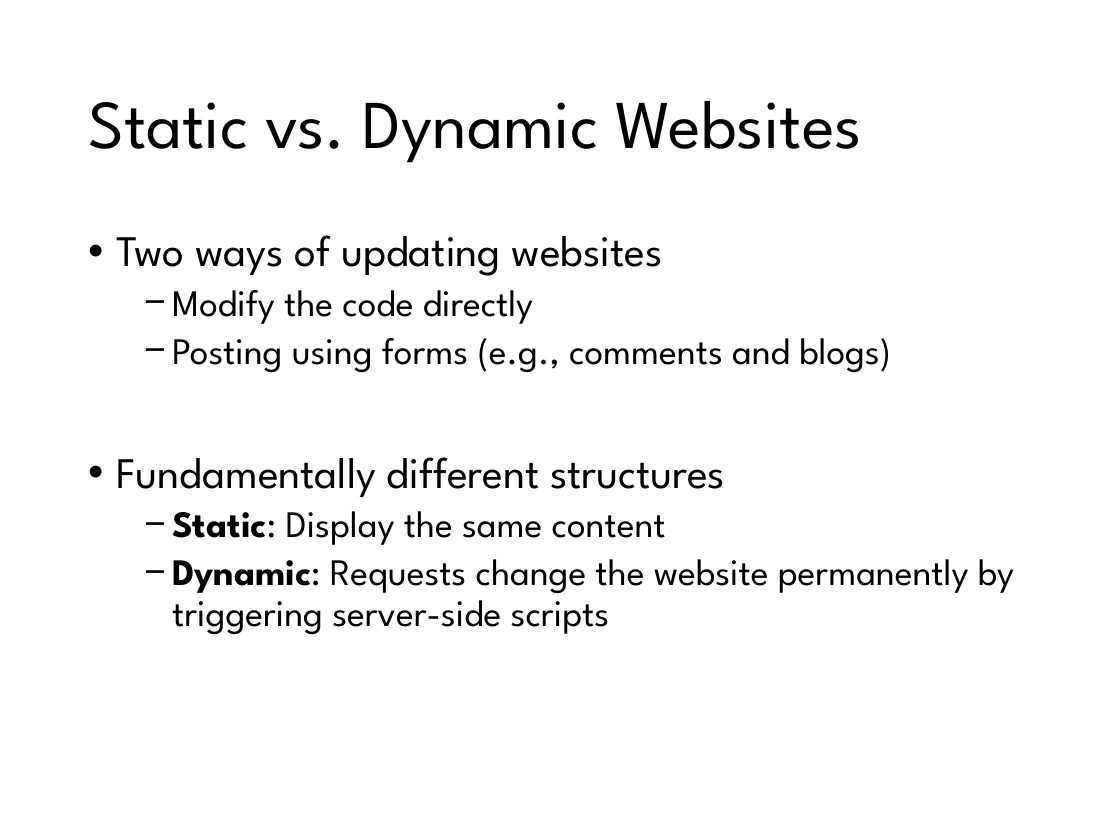
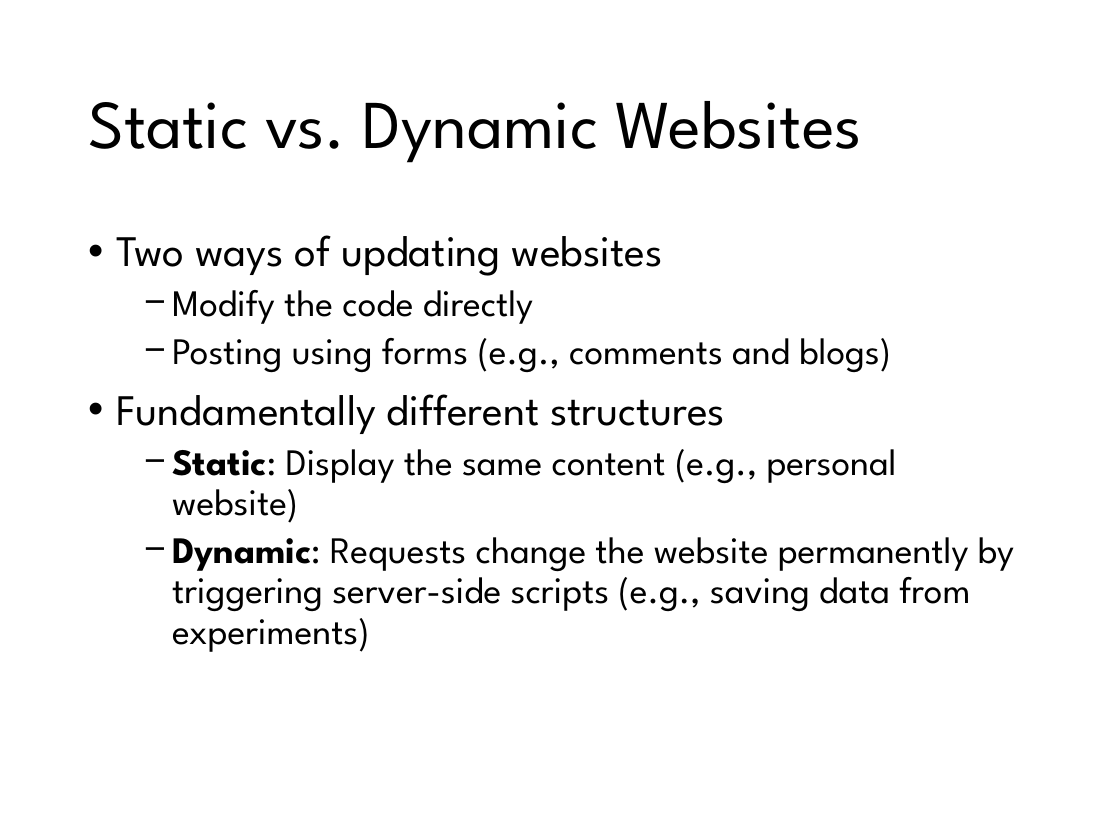
Before and after one commit to Yi-Chia-Chen/my-website, a slide deck: slide 79 of Files/Slides/Web Development_Yi-Chia Chen.pptx (slide 73 before the commit). Drawn at 1120x840 pixels with LibreOffice and Linux fonts; fonts in the diff are those of the drawing. Boxes give left, top, right and bottom in pixels: in the first picture for what was removed or moved away, otherwise in the second. Text is boxed around its words. In the diff, an @@ line names an element or a change of style, - is before the commit and + after.

```diff
--- a/Files/Slides/Web Development_Yi-Chia Chen.pptx
+++ b/Files/Slides/Web Development_Yi-Chia Chen.pptx
@@ text at bbox=[172, 449, 1014, 652]: text changed @@
-  − Static: Display the same content
-  − Dynamic: Requests change the website permanently by triggering server-side scripts
+  − Static: Display the same content (e.g., personal website)
+  − Dynamic: Requests change the website permanently by triggering server-side scripts (e.g., saving data from experiments)
```
Also in this commit, not shown: 23 other slides changed, 19 slides added, 11 slides removed, 3 other files.
